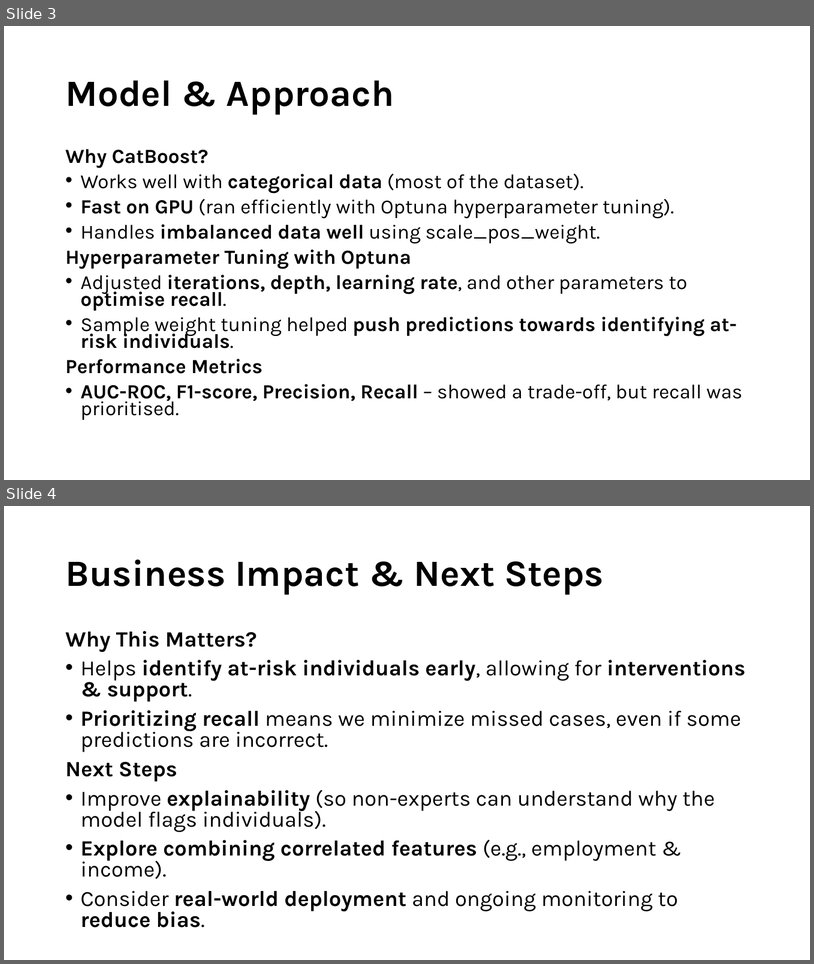
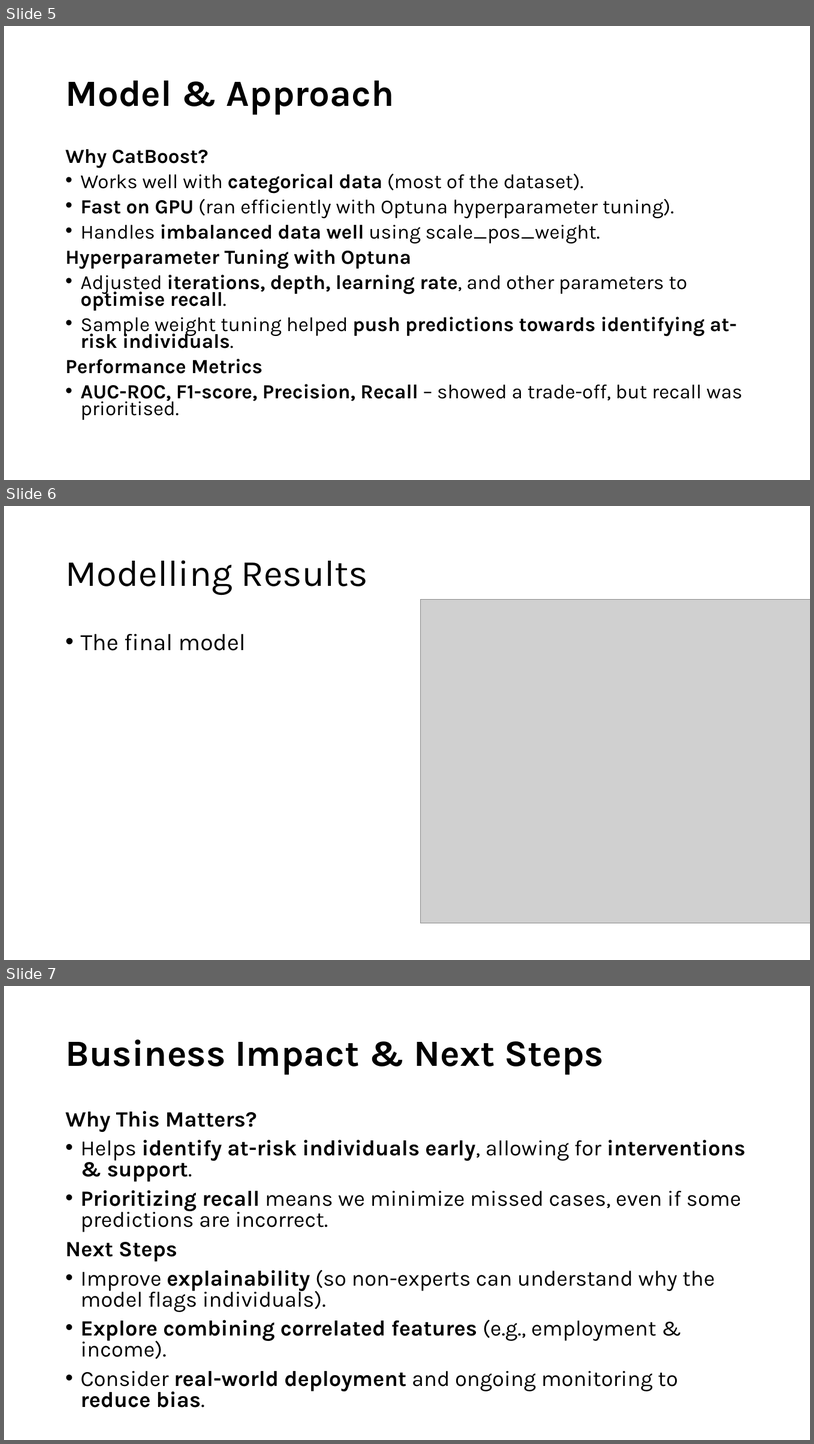
Before and after one commit to lrcode97/axa_test_submission, a slide deck: slides.pptx. Shown one above the other, each under a label of ours: slides 3 and 4 before the commit, slides 5, 6 and 7 after it. The pictures are 814x964 and 814x1444 pixels, drawn with LibreOffice and Linux fonts; fonts in the diff are those of the drawing; grey boxes stand for pictures. Boxes give left, top, right and bottom in pixels: in the first picture for what was removed or moved away, otherwise in the second. Text is boxed around its words. In the diff, an @@ line names an element or a change of style, - is before the commit and + after.

```diff
--- a/slides.pptx
+++ b/slides.pptx
@@ slide 6 added at (4, 506, 810, 960), background #FFFFFF @@
@@ title added at (65, 560, 369, 595), 44 pt, text #000000 @@
+Modelling Results
@@ picture added at (421, 600, 810, 924) @@
@@ text added at (81, 634, 246, 651), 28 pt, text #000000 @@
+• The final model
@@ what was slide 3 is now slide 5 @@
@@ what was slide 4 is now slide 7 @@
```
Also in this commit, not shown: 1 slide changed, 2 other slides added, 1 other file.
